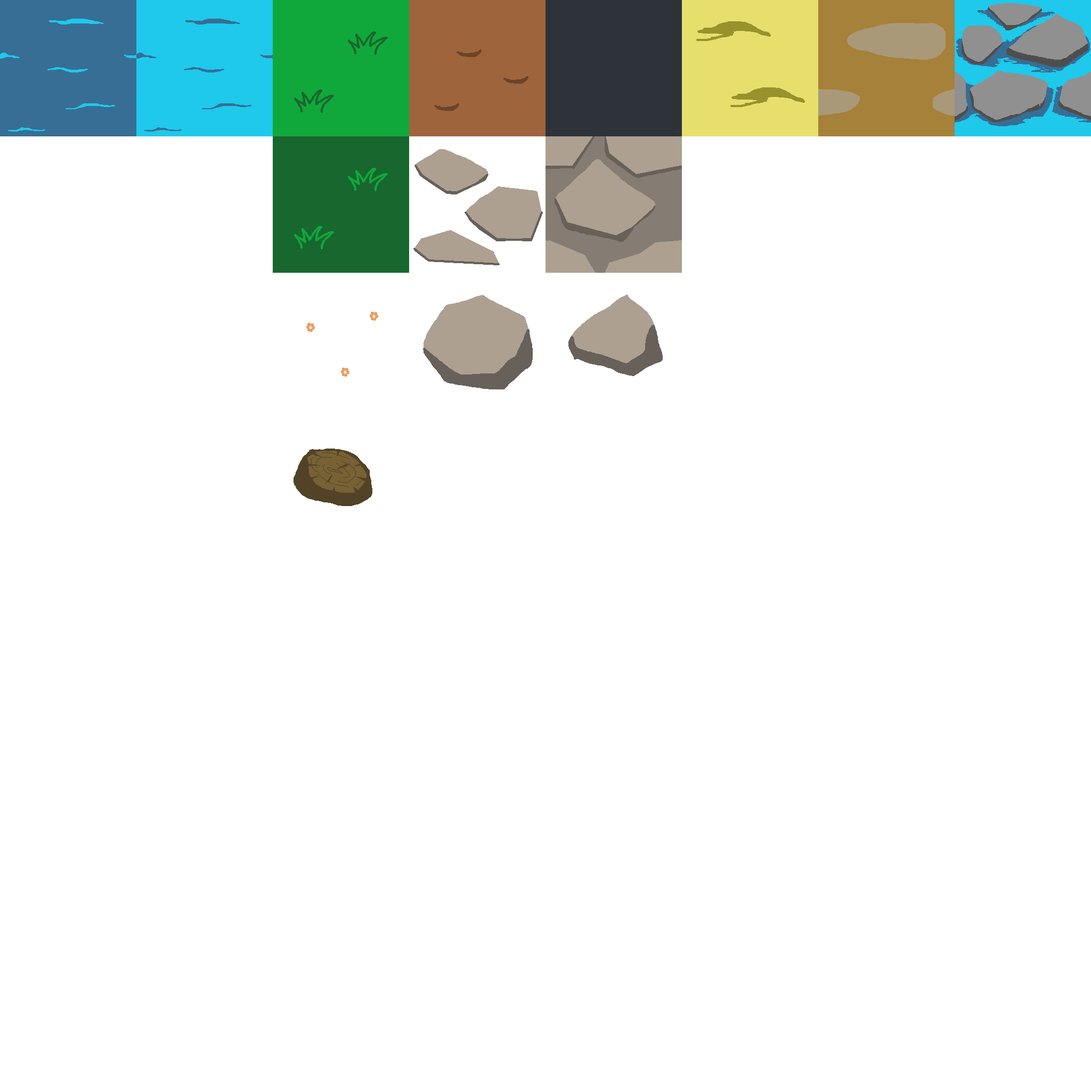
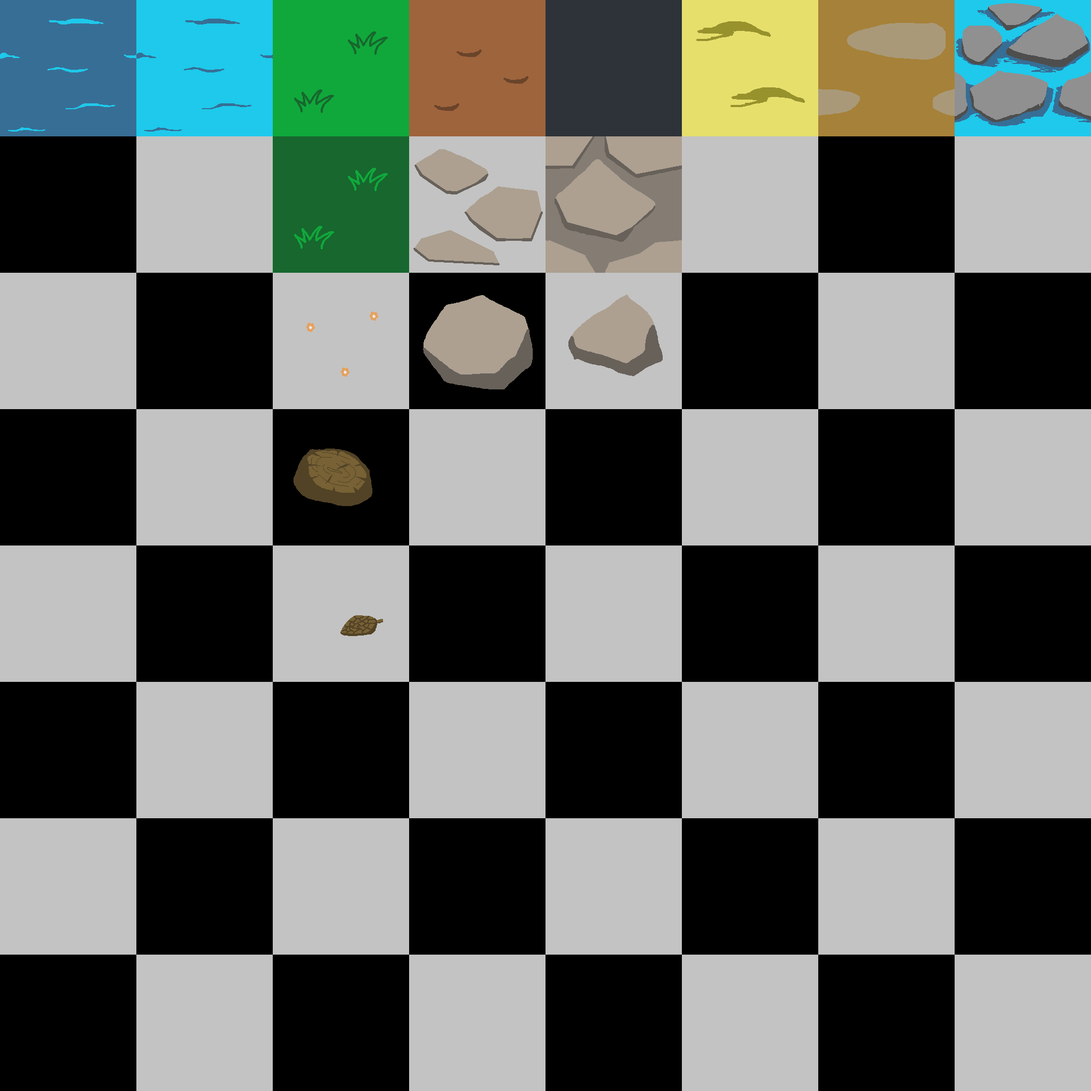
Layered file, before and after one edit (1091 x 1091). Changes by layer:
painted on "Layer 8" over [340,615,384,637]
showed "Background" over [0,136,1091,1091]
